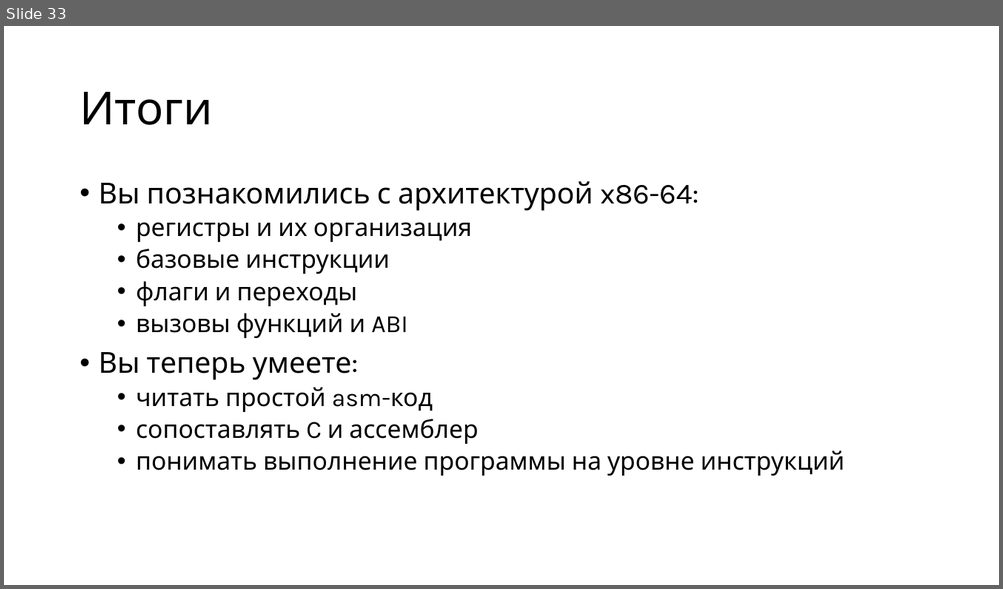
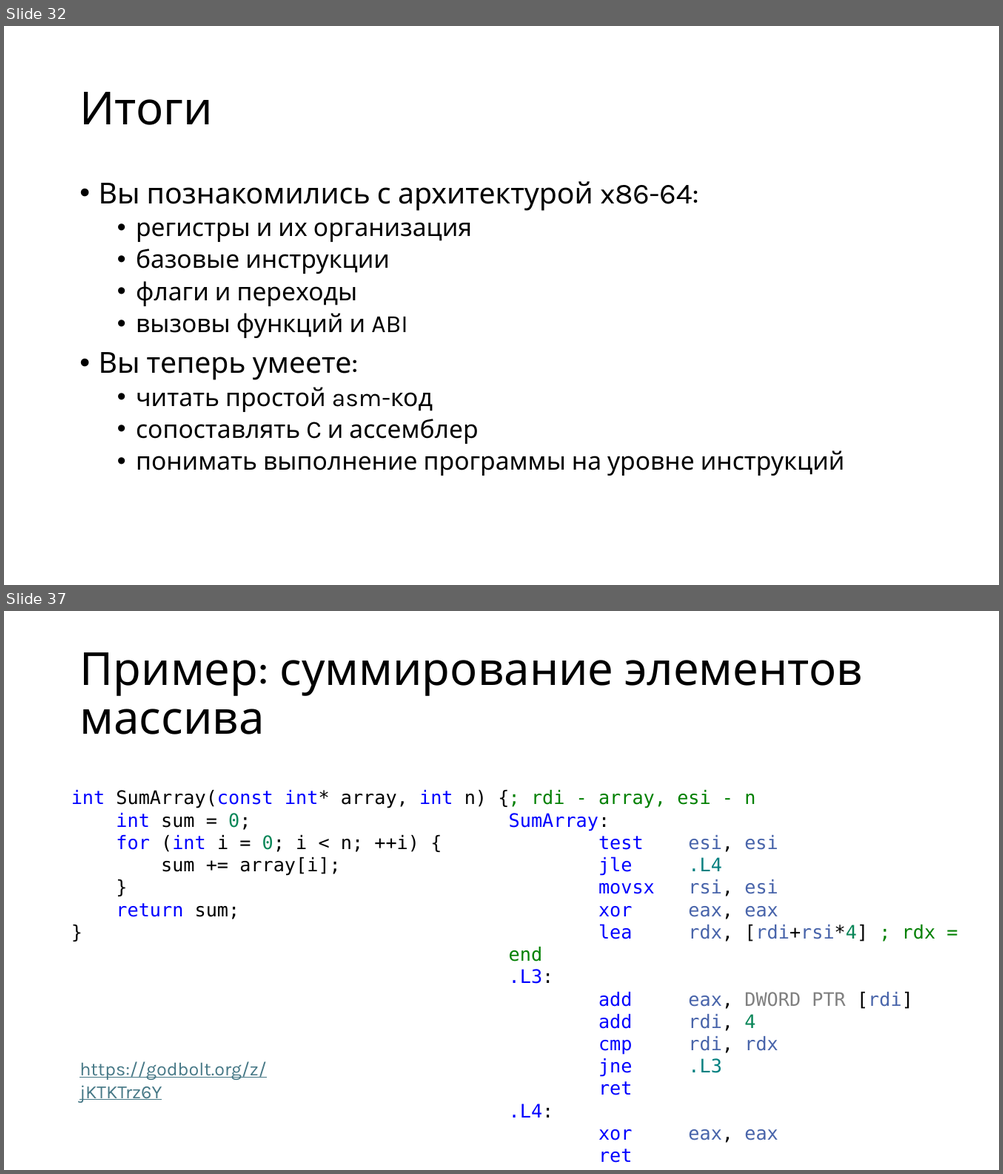
Before and after one commit to alexey-malov/mpp, a slide deck: lectures/13/Intel x86-64 Assembly.pptx. Shown one above the other, each under a label of ours: slide 33 before the commit, slides 32 and 37 after it; the slides between them are not shown. The pictures are 1003x589 and 1003x1174 pixels, drawn with LibreOffice and Linux fonts; fonts in the diff are those of the drawing. Boxes give left, top, right and bottom in pixels: in the first picture for what was removed or moved away, otherwise in the second. Text is boxed around its words. In the diff, an @@ line names an element or a change of style, - is before the commit and + after.

```diff
--- a/lectures/13/Intel x86-64 Assembly.pptx
+++ b/lectures/13/Intel x86-64 Assembly.pptx
@@ slide 37 added at bbox=[4, 611, 999, 1170], background #FFFFFF @@
@@ title added at bbox=[79, 652, 862, 735], 44 pt, text #000000 @@
+Пример: суммирование элементов массива
@@ text added at bbox=[71, 790, 486, 920], 18 pt, text #000000 @@
+int SumArray(const int* array, int n) {
+int sum = 0;
+for (int i = 0; i < n; ++i) {
+sum += array[i];
+}
+return sum;
+}
@@ text added at bbox=[509, 790, 936, 1163], 18 pt, text #0000FF @@
+; rdi - array, esi - n
+SumArray:
+test esi, esi
+jle .L4
+movsx rsi, esi
+xor eax, eax
+lea rdx, [rdi+rsi*4] ; rdx = end
+.L3:
+add eax, DWORD PTR [rdi]
+add rdi, 4
+cmp rdi, rdx
+jne .L3
+ret
+.L4:
+xor eax, eax
+ret
@@ text added at bbox=[79, 1062, 267, 1103], 18 pt, text #467886, underline @@
+https://godbolt.org/z/jKTKTrz6Y
@@ what was slide 33 is now slide 32 @@
```
Also in this commit, not shown: 45 other slides added, 1 slide removed, 2 other files.
